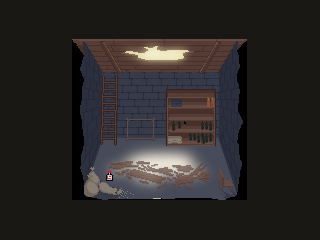
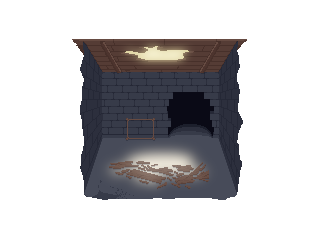
Revision of a layered w=320, h=240 image; what changed, layer by layer:
removed layer "лестница" over [left=100, top=75, right=118, bottom=146]
hid "шкаф" over [left=166, top=89, right=216, bottom=146]
hid "objects" over [left=84, top=167, right=233, bottom=198]
painted on "light example" over [left=95, top=136, right=220, bottom=199]
painted on "main" over [left=220, top=188, right=237, bottom=200]
